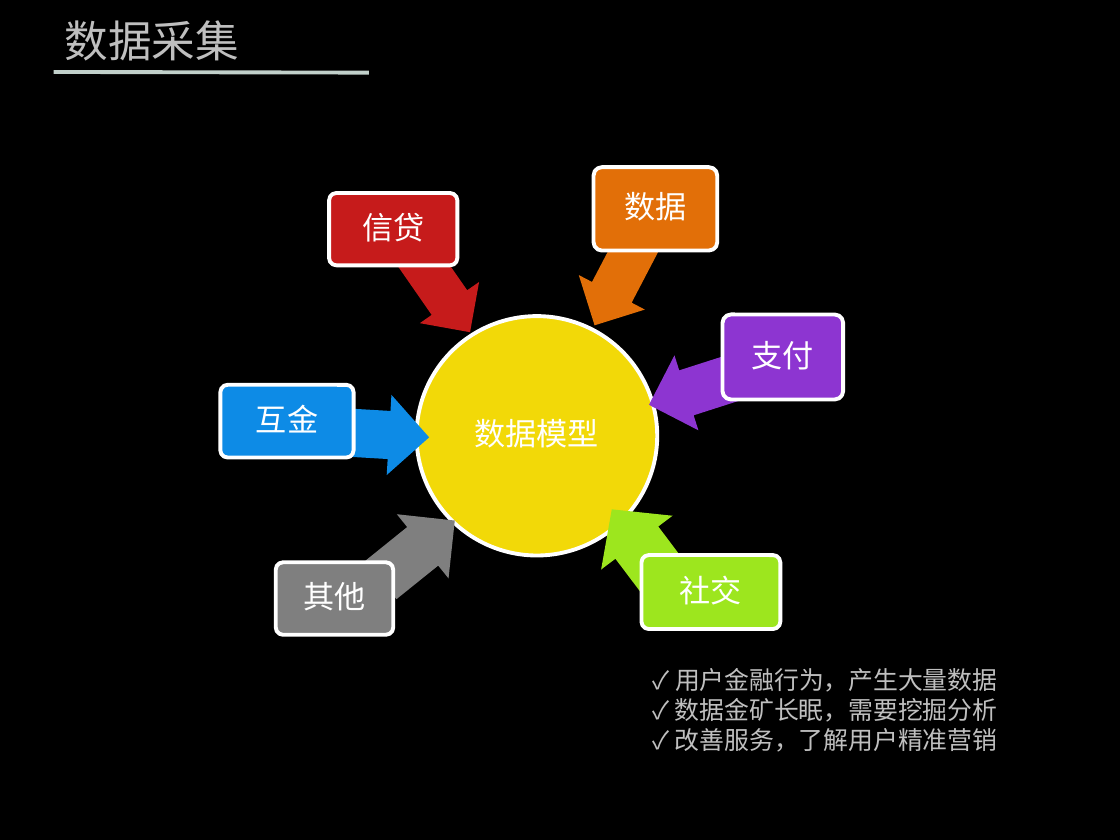
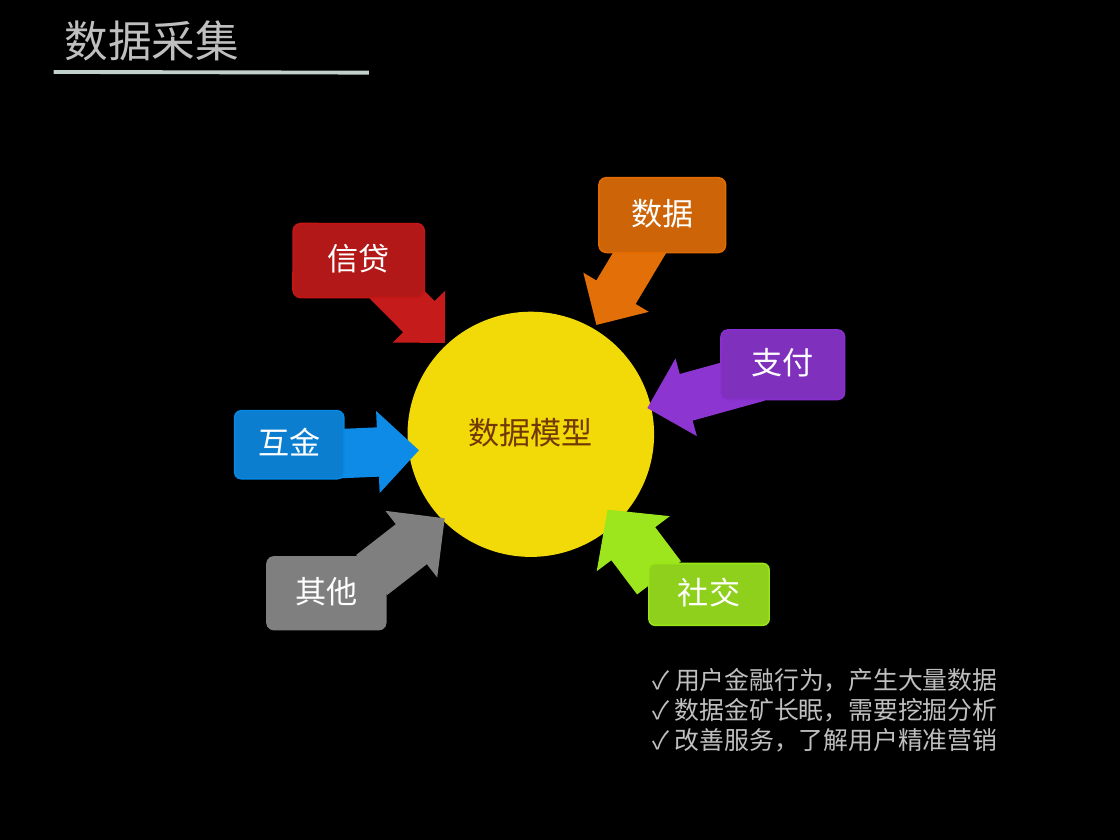
Before and after one commit to zhenghong/UBP, a slide deck: slide 4 of 营销.pptx (slide 3 before the commit). Drawn at 1120x840 pixels with LibreOffice and Linux fonts; fonts in the diff are those of the drawing; background and template pictures are left out. Boxes give left, top, right and bottom in pixels: in the first picture for what was removed or moved away, otherwise in the second. Text is boxed around its words. In the diff, an @@ line names an element or a change of style, - is before the commit and + after.

```diff
--- a/营销.pptx
+++ b/营销.pptx
@@ rounded rectangle: place and size @@
-rounded rectangle at <box>594,167,717,250</box>
+rounded rectangle at <box>599,178,726,253</box>
@@ rounded rectangle at <box>599,178,726,253</box>: fill #E26F08 to #CD6507; outline #FFFFFF 2.5 pt to #E26C02 1 pt @@
@@ left arrow at <box>564,193,696,345</box>: rotation 297 to 300 degrees @@
@@ text "数据": place and size @@
-text "数据" at <box>624,191,686,221</box>
+text "数据" at <box>631,198,693,228</box>
@@ rounded rectangle: place and size @@
-rounded rectangle at <box>329,193,457,265</box>
+rounded rectangle at <box>293,224,424,298</box>
@@ rounded rectangle at <box>293,224,424,298</box>: fill #C61B1B to #B41919; outline #FFFFFF 2.5 pt to #C61616 1 pt @@
@@ text "信贷": place and size @@
-text "信贷" at <box>362,213,424,242</box>
+text "信贷" at <box>327,244,389,273</box>
@@ left arrow at <box>337,234,472,369</box>: rotation 235 to 225 degrees @@
@@ ellipse: place and size @@
-ellipse at <box>417,316,657,556</box>
+ellipse at <box>408,311,654,557</box>
@@ ellipse at <box>408,311,654,557</box>: outline #FFFFFF 2.5 pt to none @@
@@ text "数据模型" at <box>468,418,593,447</box>: text colour #FFFFFF to #713804 @@
@@ left arrow at <box>636,339,769,447</box>: rotation 342 to 344 degrees @@
@@ rounded rectangle: place and size @@
-rounded rectangle at <box>722,315,843,400</box>
+rounded rectangle at <box>721,330,844,400</box>
@@ rounded rectangle at <box>721,330,844,400</box>: fill #8D35D1 to #8030BE; outline #FFFFFF 2.5 pt to #8A30D0 1 pt @@
@@ text "支付": place and size @@
-text "支付" at <box>752,341,814,370</box>
+text "支付" at <box>752,348,814,377</box>
@@ rounded rectangle: place and size @@
-rounded rectangle at <box>221,385,354,458</box>
+rounded rectangle at <box>234,411,344,479</box>
@@ rounded rectangle at <box>234,411,344,479</box>: fill #0D8BE6 to #0C7ED1; outline #FFFFFF 2.5 pt to #0789E6 1 pt @@
@@ text "互金": place and size @@
-text "互金" at <box>256,404,318,433</box>
+text "互金" at <box>258,427,320,456</box>
@@ left arrow at <box>325,409,421,495</box>: rotation 183 to 177 degrees @@
@@ left arrow: place and size @@
-left arrow at <box>575,483,697,603</box>
+left arrow at <box>571,483,695,606</box>
@@ 1 text, 1 left arrow, 1 rounded rectangle: place and size @@
-1 text, 1 left arrow, 1 rounded rectangle at <box>276,488,481,635</box>
+1 text, 1 left arrow, 1 rounded rectangle at <box>267,485,470,631</box>
@@ rounded rectangle at <box>267,557,386,631</box>: outline #FFFFFF 2.5 pt to none @@
@@ rounded rectangle: place and size @@
-rounded rectangle at <box>642,556,781,629</box>
+rounded rectangle at <box>648,563,768,625</box>
@@ rounded rectangle at <box>648,563,768,625</box>: fill #9DE61E to #8ED11B; outline #FFFFFF 2.5 pt to #9BE618 1 pt @@
```
Also in this commit, not shown: 4 other slides changed, 1 slide added, 1 slide removed.
